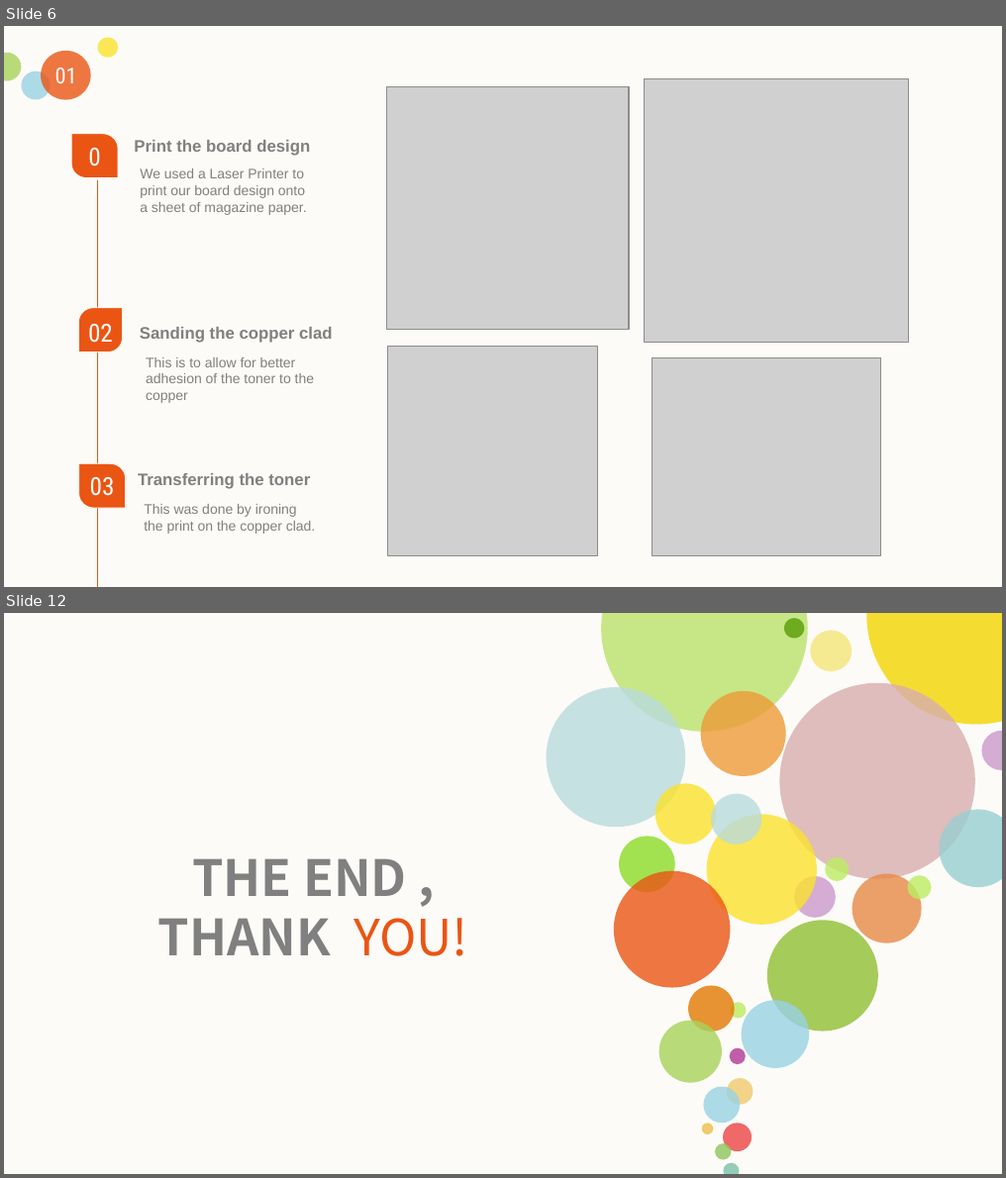
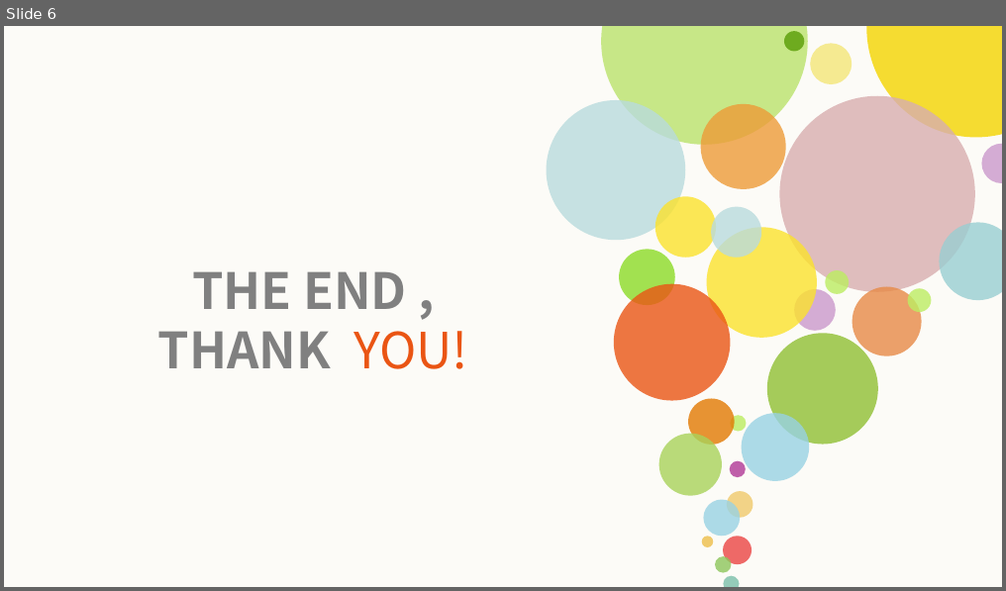
Before and after one commit to jibebe-jkuat/internship2023, a slide deck: electrical/Week 10 progress report.pptx. Shown one above the other, each under a label of ours: slides 6 and 12 before the commit, slide 6 after it; the slides between them are not shown. The pictures are 1006x1178 and 1006x591 pixels, drawn with LibreOffice and Linux fonts; fonts in the diff are those of the drawing; grey boxes stand for pictures. Boxes give left, top, right and bottom in pixels: in the first picture for what was removed or moved away, otherwise in the second. Text is boxed around its words. In the diff, an @@ line names an element or a change of style, - is before the commit and + after.

```diff
--- a/electrical/Week 10 progress report.pptx
+++ b/electrical/Week 10 progress report.pptx
@@ slide 6 removed at <box>4,26,1002,587</box>, background #FCFBF7 @@
@@ ellipse removed at <box>4,53,21,81</box> @@
@@ ellipse removed at <box>41,51,91,100</box> @@
@@ ellipse removed at <box>98,37,118,57</box> @@
@@ ellipse removed at <box>21,71,50,100</box> @@
@@ text removed at <box>55,68,77,83</box> @@
-01
@@ picture removed at <box>645,78,908,343</box> @@
@@ picture removed at <box>386,86,629,329</box> @@
@@ freeform shape removed at <box>72,134,118,177</box> @@
@@ text removed at <box>73,136,116,175</box> @@
-01
@@ text removed at <box>134,140,310,156</box> @@
-Print the board design
@@ text removed at <box>140,169,307,215</box> @@
-We used a Laser Printer to print our board design onto a sheet of magazine paper.
@@ line removed from (98, 310) to (98, 180) @@
@@ freeform shape removed at <box>79,307,123,352</box> @@
@@ text removed at <box>88,324,113,343</box> @@
-02
@@ text removed at <box>140,327,333,343</box> @@
-Sanding the copper clad
@@ picture removed at <box>387,347,597,556</box> @@
@@ line removed from (98, 488) to (98, 353) @@
@@ text removed at <box>146,358,314,403</box> @@
-This is to allow for better adhesion of the toner to the copper
@@ picture removed at <box>652,358,881,556</box> @@
@@ freeform shape removed at <box>79,465,125,508</box> @@
@@ text removed at <box>90,477,115,496</box> @@
-03
@@ text removed at <box>138,473,310,489</box> @@
-Transferring the toner
@@ line removed from (98, 587) to (98, 506) @@
@@ text removed at <box>144,504,316,534</box> @@
-This was done by ironing the print on the copper clad.
@@ what was slide 12 is now slide 6 @@
```
Also in this commit, not shown: 5 slides changed, 6 other slides removed.
